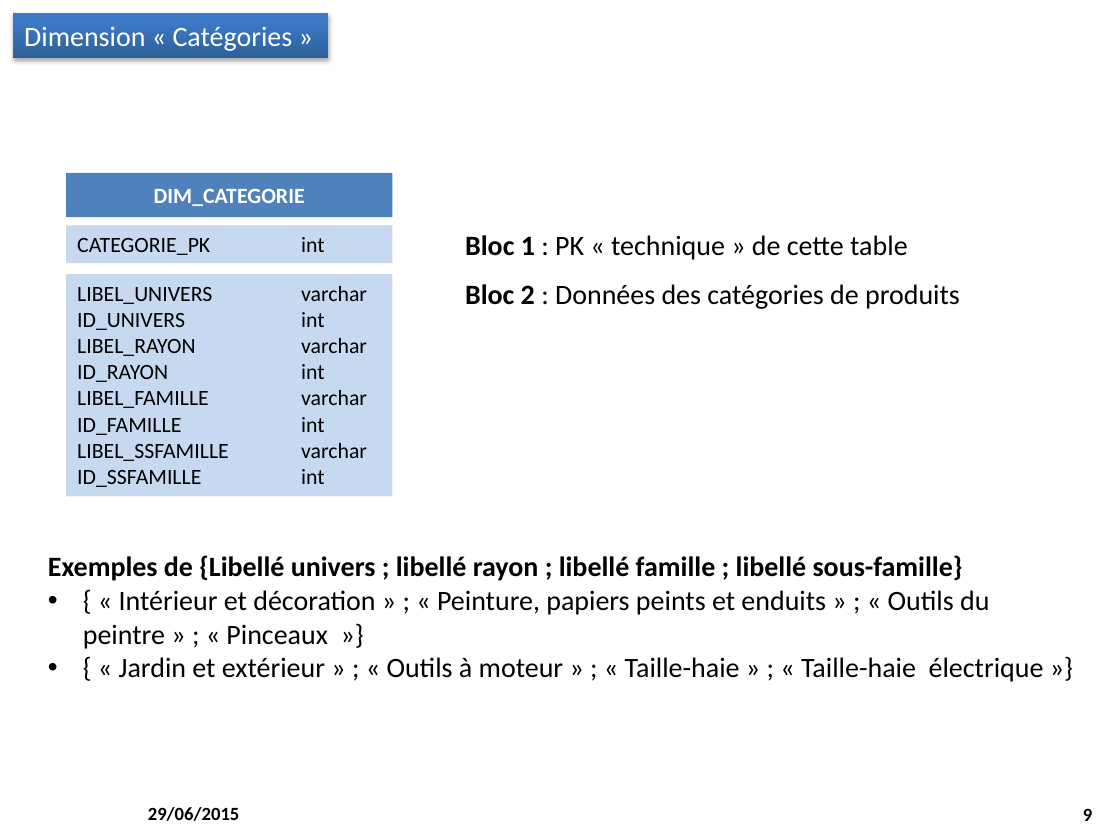
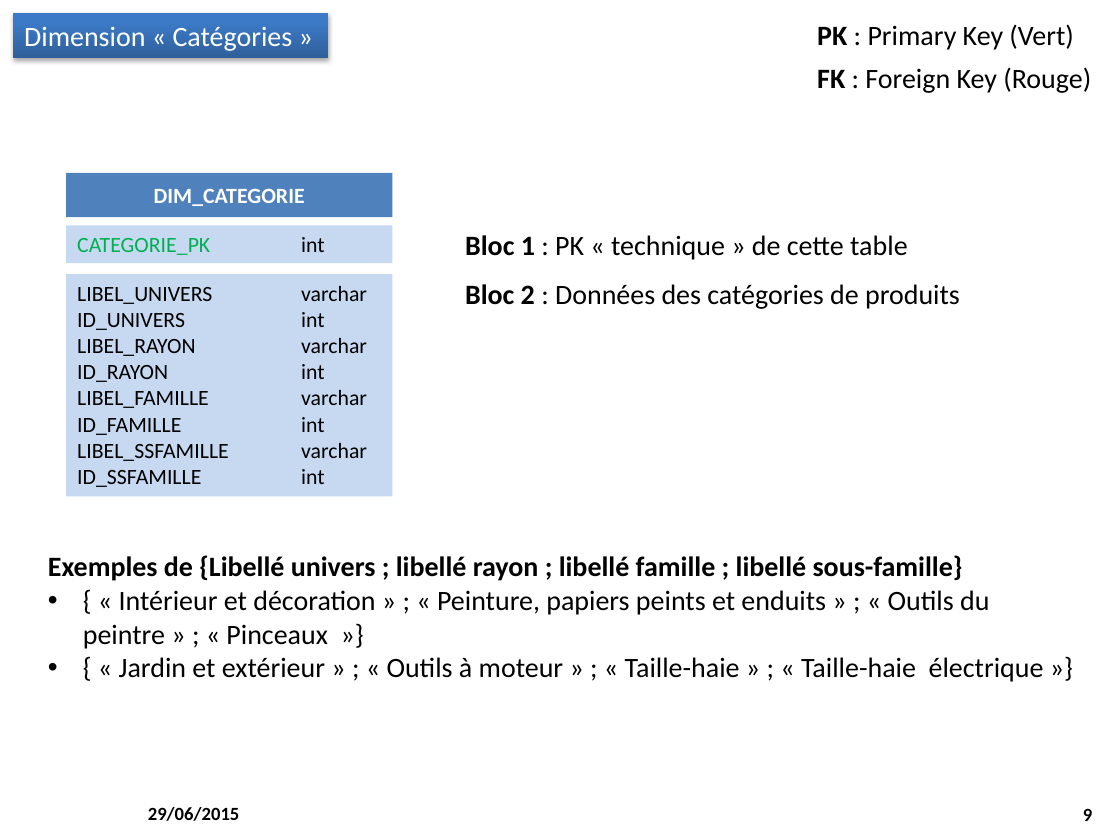
Before and after one commit to M2SIID-ODE/Projet_ODE, a slide deck: slide 9 of Documentation/3 - Documentation technique/Modelisation_EntrepotDeDonnées.pptx. Drawn at 1120x840 pixels with LibreOffice and Linux fonts; fonts in the diff are those of the drawing; background and template pictures are left out. Boxes give left, top, right and bottom in pixels: in the first picture for what was removed or moved away, otherwise in the second. Text is boxed around its words. In the diff, an @@ line names an element or a change of style, - is before the commit and + after.

```diff
--- a/Documentation/3 - Documentation technique/Modelisation_EntrepotDeDonnées.pptx
+++ b/Documentation/3 - Documentation technique/Modelisation_EntrepotDeDonnées.pptx
@@ text added at box(817, 24, 1091, 93), 18 pt, text #000000 @@
+PK : Primary Key (Vert)
+FK : Foreign Key (Rouge)
@@ rectangle "CATEGORIE_PK int" at box(66, 225, 392, 263): text colour #000000 to #00B050 in "CATEGORIE_PK" @@
```
Also in this commit, not shown: 9 other slides changed, 2 other files.
